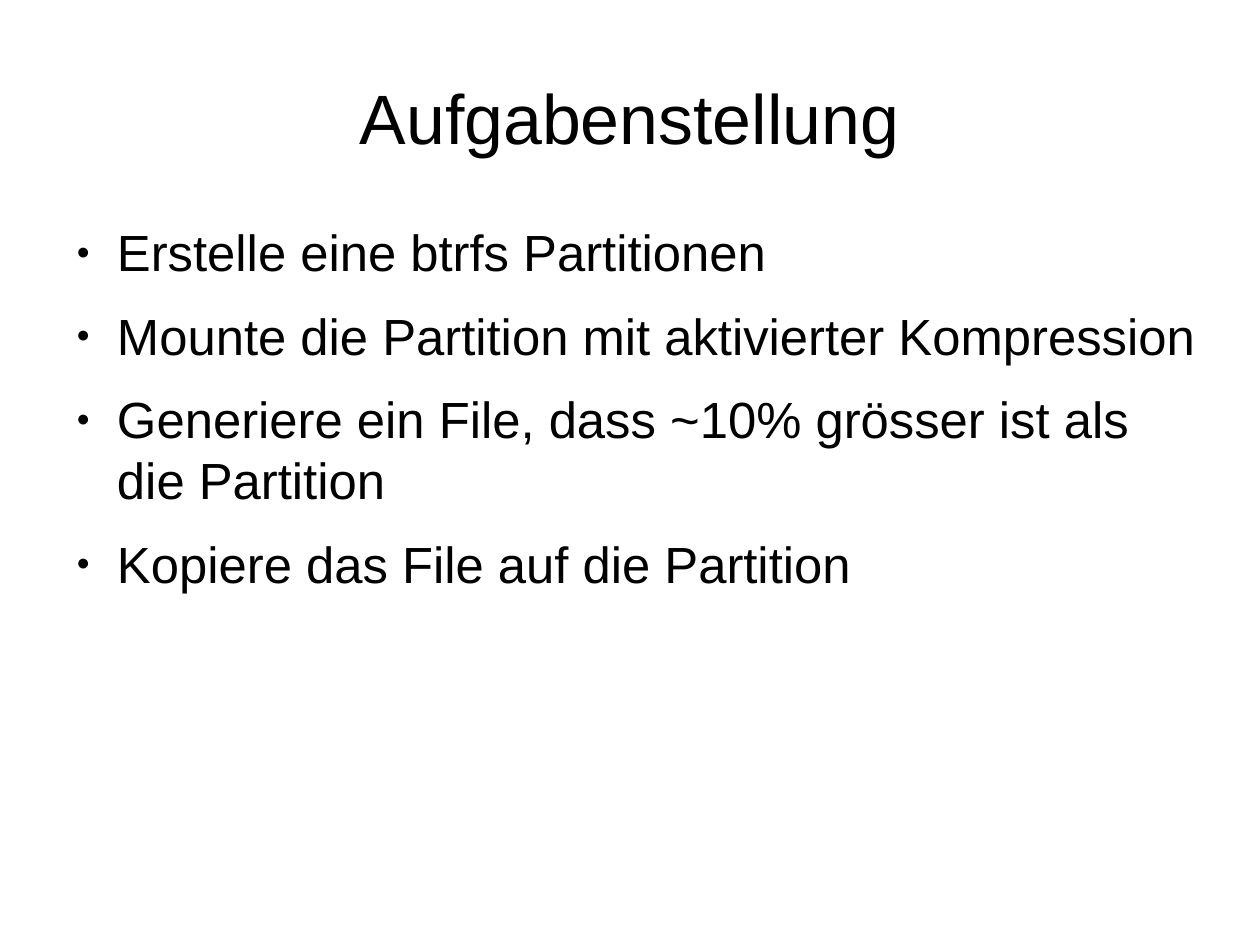
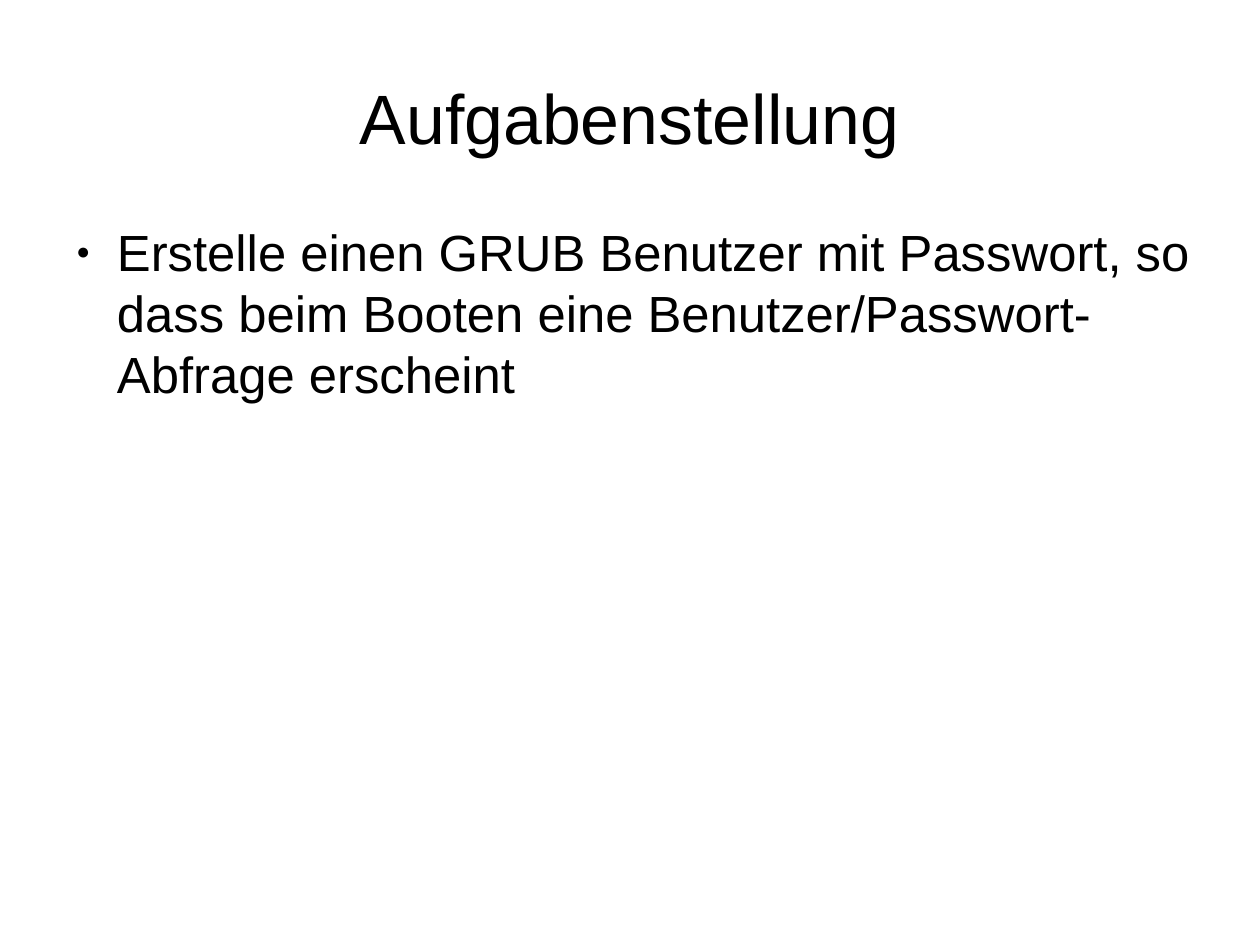
Before and after one commit to adfinis/adsy-trainings, a slide deck: slide 2 of SSA_SUSE-System-Administration/1004_grub2/modul_grub2_1004_03_handson.odp. Drawn at 1260x945 pixels with LibreOffice and Linux fonts; fonts in the diff are those of the drawing. Boxes give left, top, right and bottom in pixels: in the first picture for what was removed or moved away, otherwise in the second. Text is boxed around its words. In the diff, an @@ line names an element or a change of style, - is before the commit and + after.

Commit message:
update module grub2

```diff
--- a/SSA_SUSE-System-Administration/1004_grub2/modul_grub2_1004_03_handson.odp
+++ b/SSA_SUSE-System-Administration/1004_grub2/modul_grub2_1004_03_handson.odp
@@ text at (117, 234, 1190, 404): text changed @@
-● Erstelle eine btrfs Partitionen
-● Mounte die Partition mit aktivierter Kompression
-● Generiere ein File, dass ~10% grösser ist als die Partition
-● Kopiere das File auf die Partition
+● Erstelle einen GRUB Benutzer mit Passwort, so dass beim Booten eine Benutzer/Passwort-Abfrage erscheint
```
Also in this commit, not shown: 1 other slide changed, 2 slides added, 2 slides removed, 1 other file.
